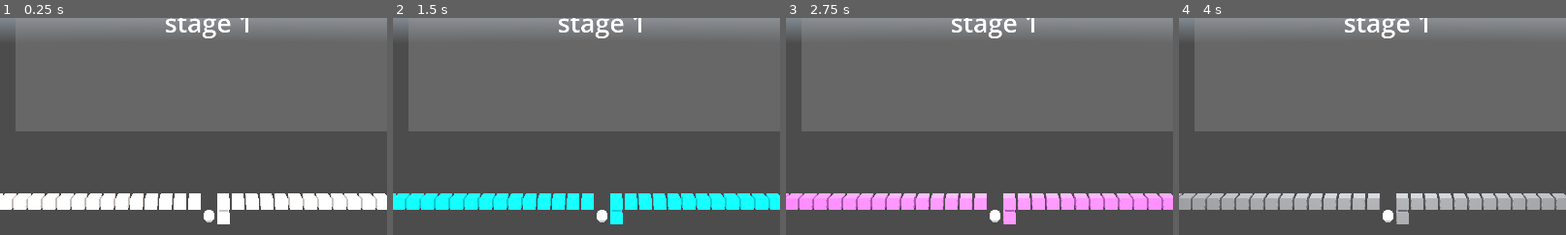
Above: before the commit, frames 1-4 (left to right).
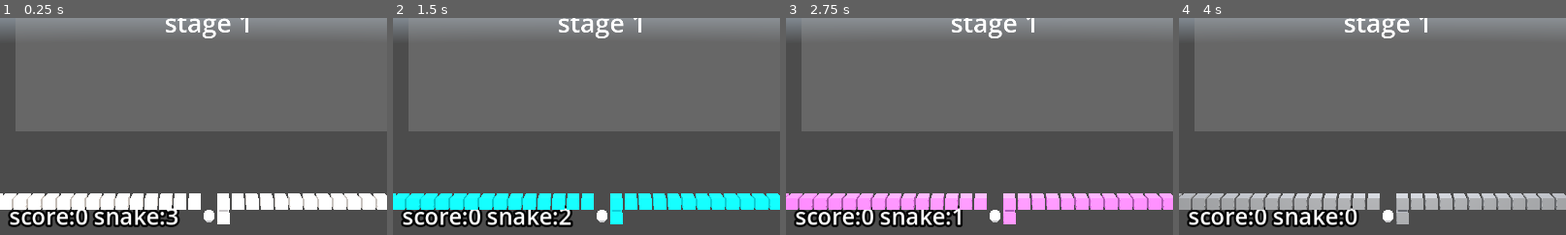
Above: after the commit, the same moments.

Repository: kasworld/gd4snakebyte3d
Game: Godot game, scene res://main.tscn
Same seed, same stepped clock (60 frames per second), same inputs: the game is played once before the commit and once after it. A sky picture missing from this copy of the repository is replaced by a grey-blue gradient.
Inputs (mouse positions are % of the whole screen's width and height, from its top left):
- Up to frame 1 (0.25 s): no input
- Up to frame 2 (1.5 s): tap Enter at 0.5 s; move the mouse to (72, 45) at 0.52 s; hold Right 0.53-1.28 s; click (72, 45) at 0.67 s; move the mouse to (30, 55) at 1.27 s; hold Down from 1.28 s (still down)
- Up to frame 3 (2.75 s): tap Space at 2 s; move the mouse to (60, 28) at 2.02 s; release Down at 2.03 s; hold Right from 2.03 s (still down)
- Up to frame 4 (4 s): tap Enter at 2.75 s; move the mouse to (45, 70) at 2.77 s; release Right at 2.78 s; hold Up 2.78-3.53 s; click (45, 70) at 2.92 s; move the mouse to (80, 65) at 3.52 s; hold Left from 3.53 s (still down)
The pictures show only the part of the screen within x 23-73%, y 49-99%; the shares and areas given below are measured in that part.

The runs differ from the first frame. In frame 1, 3.0% of the frame differs, in the area x 2-47%, y 86-97%; in frame 2, 3.0%; in frame 3, 2.9%; in frame 4, 3.0%.

Commit message:
score lift

Diff:
--- a/global/settings.gd
+++ b/global/settings.gd
@@ -12,6 +12,7 @@
 const EatStepOverLimit := FieldWidth + FieldHeight
 const SnakeLife := 3
 const SnakeLifeIncOnStageClear := 1
+const ScorePerApple := 10
 
 func vector2i_to_vector3(from :Vector2i) -> Vector3:
 	return Vector3(from.x,FieldHeight - from.y, 0)
--- a/main.gd
+++ b/main.gd
@@ -11,22 +11,28 @@
 	$Camera3D.position = Vector3(centerx, centery, Settings.FieldHeight)
 	$Camera3D.look_at(Vector3(centerx, centery, 0))
 	$OmniLight3D.position = Vector3(centerx, centery, Settings.FieldHeight/4)
+	game_info = {
+		"score" : 0,
+		"snake" : Settings.SnakeLife,
+	}
 	start_stage()
 
 var stage_number :int
 var stage :Stage
+var game_info :Dictionary
 
 func start_stage() -> void:
 	if stage != null :
 		stage.queue_free()
 	stage = stage_scene.instantiate()
 	add_child(stage)
-	stage.init(stage_number+1, Settings.StageWalls[stage_number % Settings.StageWalls.size()])
+	stage.init(game_info, stage_number+1, Settings.StageWalls[stage_number % Settings.StageWalls.size()])
 	stage.connect("stage_cleared", stage_cleared)
 	stage_number +=1
 
 func stage_cleared() -> void:
 	print_debug("stage cleared %s" [stage_number])
+	game_info.snake += Settings.SnakeLifeIncOnStageClear
 	start_stage()
 
 var key2fn = {
--- a/stage.gd
+++ b/stage.gd
@@ -24,12 +24,14 @@
 var snake :Snake
 var snake_step_after_eat :int
 var gauge :StepOverGauge
+var game_info :Dictionary
 func _to_string() -> String:
-	return "Stage%d" % [number]
+	return "Stage%d %s" % [number, game_info]
 
-func init(n :int, w_script :Array) -> Stage:
+func init(gameinfo :Dictionary, n :int, w_script :Array) -> Stage:
 	number = n
 	wall_script = w_script
+	game_info = gameinfo
 	var vp_size = get_viewport().get_visible_rect().size
 	$StageStartPanel.size = vp_size/2
 	$StageStartPanel.position = vp_size/4
@@ -39,6 +41,7 @@
 	$SnakeInfo.position.x = Settings.FieldWidth /3
 	$AppleInfo.position.x = Settings.FieldWidth - 3
 	update_apple_info()
+	update_snake_info()
 	$FrameTimer.wait_time = Settings.FrameTime
 	apple_end_count = Settings.AppleCountPerStage
 	gauge = gauge_scene.instantiate().init(Settings.EatStepOverLimit, Settings.FieldHeight)
@@ -81,6 +84,7 @@
 	else:
 		add_apple()
 	update_apple_info()
+	update_snake_info()
 	snake = snake_scene.instantiate()
 	add_child(snake)
 	snake.connect("eat_apple", snake_eat_apple)
@@ -91,13 +95,14 @@
 	return self
 
 func snake_die() -> void:
+	game_info.snake -= 1
 	new_snake()
 
 func update_apple_info() -> void:
 	$AppleInfo.text = "apple %d/%d" % [apple_eat_count, apple_end_count]
 
-func update_snake_info(snakelife :int, snake_life_total :int) -> void:
-	$SnakeInfo.text = "snake %d/%d" % [snakelife, snake_life_total]
+func update_snake_info() -> void:
+	$SnakeInfo.text = "score:%d snake:%d" % [game_info.score, game_info.snake]
 
 func snake_eat_apple(pos :Vector2i) -> void:
 	var ap = field.get_at(pos)
@@ -105,8 +110,10 @@
 	ap.delete()
 	ap.queue_free()
 	apple_eat_count += 1
+	game_info.score += Settings.ScorePerApple
 	snake_step_after_eat = 0
-	update_apple_info	()
+	update_apple_info()
+	update_snake_info()
 	if apple_eat_count >= apple_end_count:
 		$Walls.open_goalpos()
 		return
--- a/stage.tscn
+++ b/stage.tscn
@@ -24,6 +24,7 @@
 pixel_size = 0.05
 
 [node name="SnakeInfo" type="Label3D" parent="."]
+pixel_size = 0.05
 
 [node name="AppleContainer" type="Node3D" parent="."]
 
